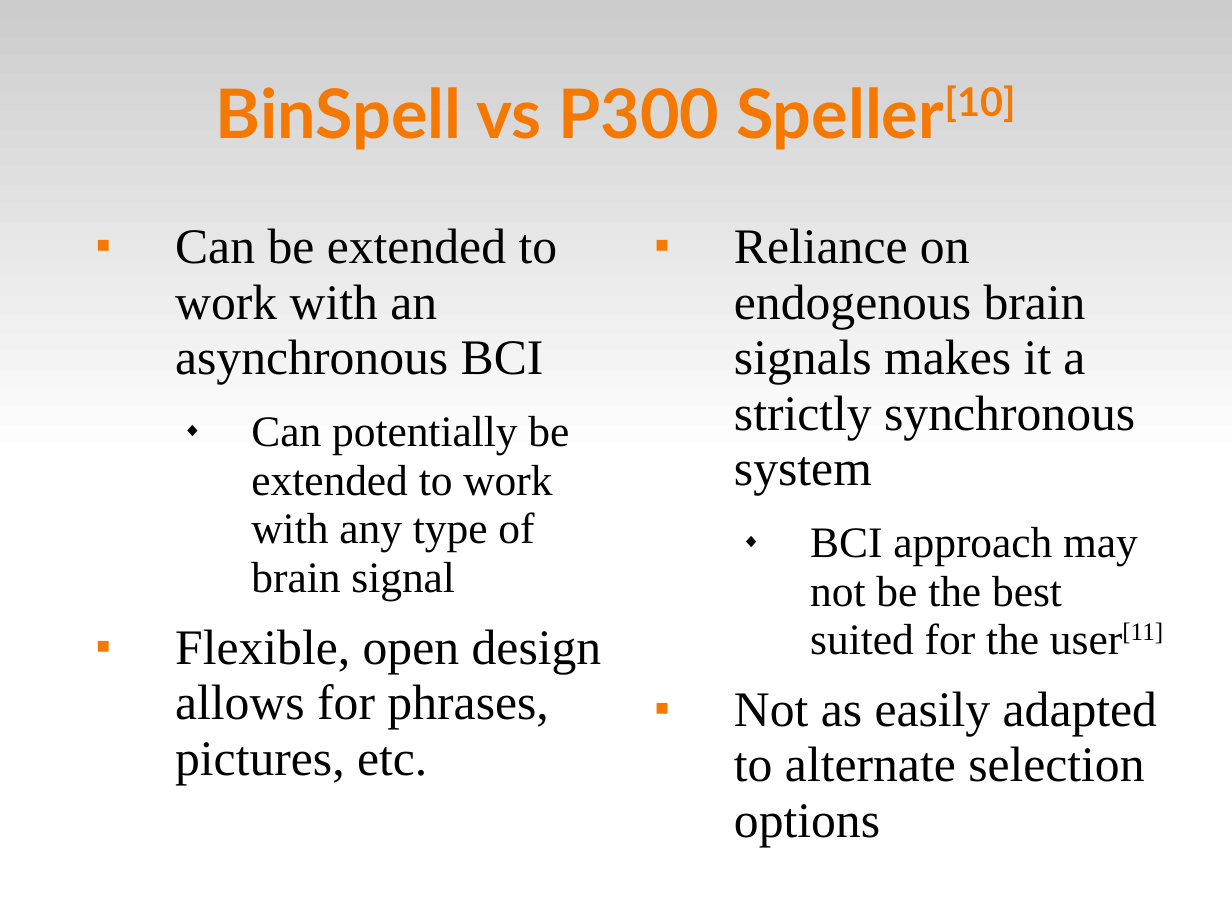
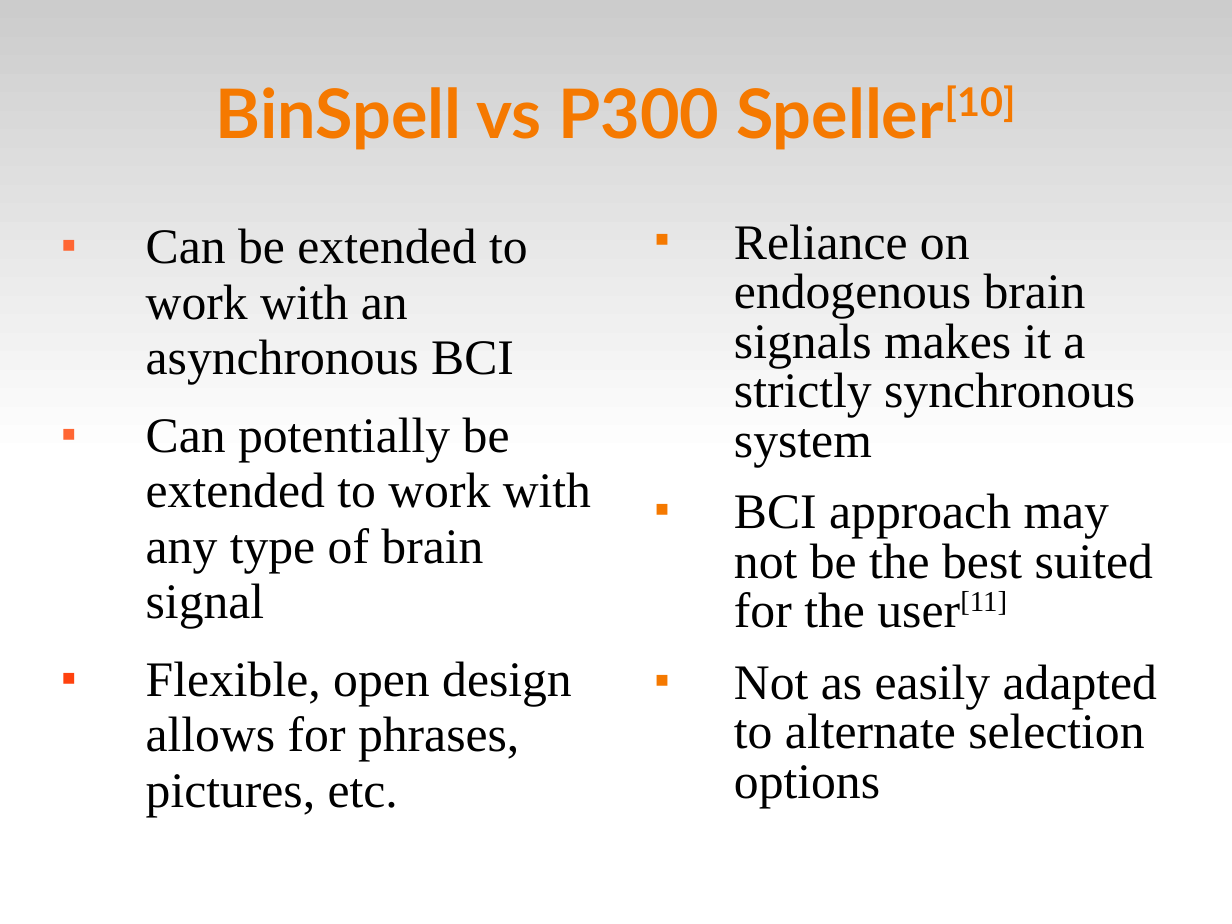
Before and after one commit to abdullah38rcc/BCI-Virtual-Keyboard, a slide deck: slide 19 of master's/docs/virtKey.ppt. Drawn at 1232x924 pixels with LibreOffice and Linux fonts; fonts in the diff are those of the drawing. Boxes give left, top, right and bottom in pixels: in the first picture for what was removed or moved away, otherwise in the second. Text is boxed around its words. In the diff, an @@ line names an element or a change of style, - is before the commit and + after.

```diff
--- a/master's/docs/virtKey.ppt
+++ b/master's/docs/virtKey.ppt
@@ text "Can be extended to work ..." moved from (x1=175, y1=228, x2=602, y2=785) to (x1=146, y1=228, x2=591, y2=817) @@
@@ text "Can be extended to work ..." at (x1=146, y1=228, x2=591, y2=817): size 28 to 32 pt in "Can potentially be extended to work with ..."; indent changed; bullet colour #F57900 to #FF6633; bullet ◆ to ■; list level 2 to 1 in "Can potentially be extended to ..."; bullet colour #000000 to #FF6633; bullet colour #F57900 to #FF420E @@
@@ text "Reliance on endogenous brain signals ..." at (x1=734, y1=224, x2=1157, y2=808): size 28 to 32 pt in "BCI approach may not be the best ..."; line spacing 0.93 to 0.83; bullet ◆ to ■; list level 2 to 1 in "BCI approach may not be ..."; bullet colour #000000 to #F57900 @@
```
Also in this commit, not shown: 5 other slides changed, 1 other file.
